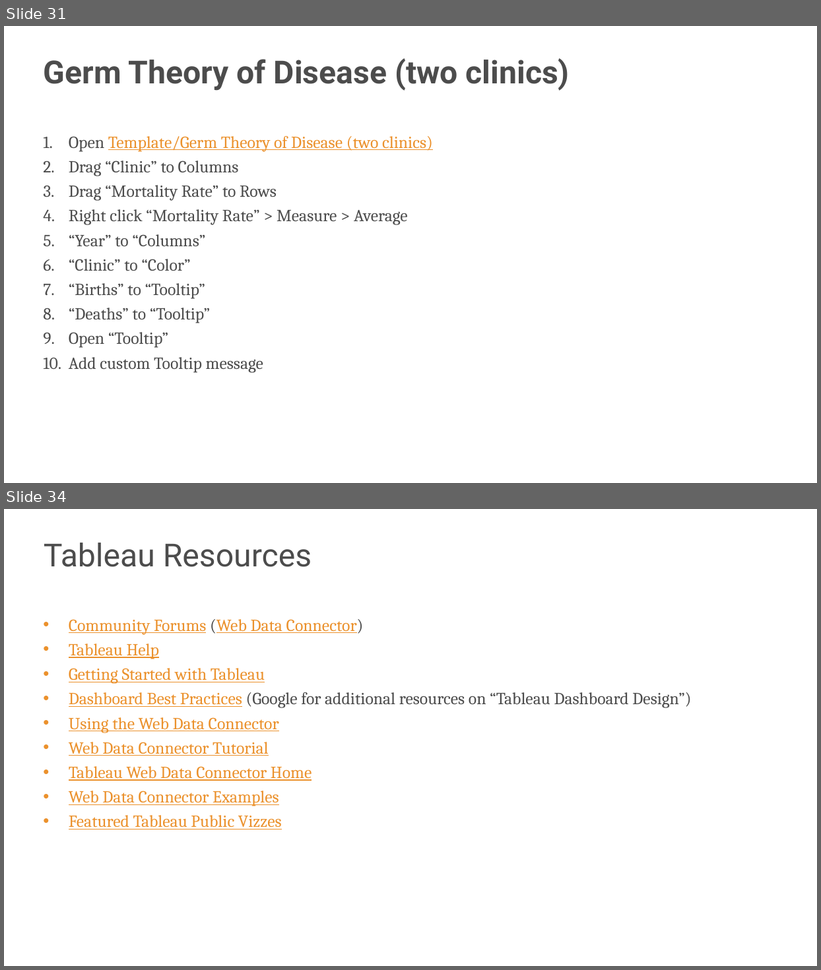
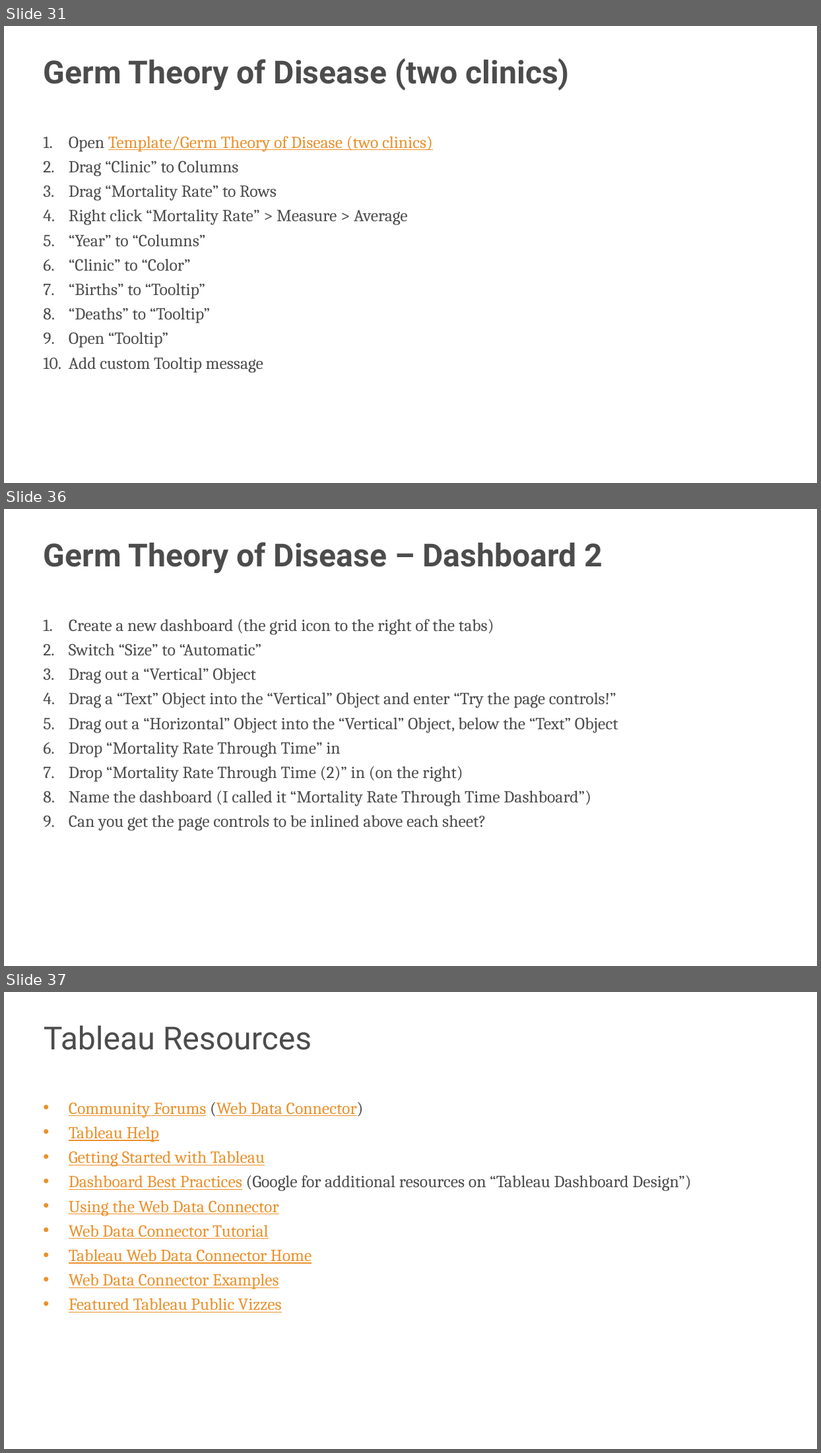
Before and after one commit to s-kyle-reed/data-lecture, a slide deck: lecture.pptx. Shown one above the other, each under a label of ours: slides 31 and 34 before the commit, slides 31, 36 and 37 after it; the slides between them are not shown. The pictures are 821x970 and 821x1453 pixels, drawn with LibreOffice and Linux fonts; fonts in the diff are those of the drawing; background and template pictures are left out. Boxes give left, top, right and bottom in pixels: in the first picture for what was removed or moved away, otherwise in the second. Text is boxed around its words. In the diff, an @@ line names an element or a change of style, - is before the commit and + after.

Commit message:
added dashboard instructions to the germ theory viz

```diff
--- a/lecture.pptx
+++ b/lecture.pptx
@@ slide 36 added at [4, 509, 817, 966], background #FFFFFF @@
@@ text added at [44, 542, 603, 574], 45 pt, text #4C4C4C, bold @@
+Germ Theory of Disease – Dashboard 2
@@ text added at [69, 619, 618, 831], 24 pt, text #4C4C4C @@
+1. Create a new dashboard (the grid icon to the right of the tabs)
+2. Switch “Size” to “Automatic”
+3. Drag out a “Vertical” Object
+4. Drag a “Text” Object into the “Vertical” Object and enter “Try the page controls!”
+5. Drag out a “Horizontal” Object into the “Vertical” Object, below the “Text” Object
+6. Drop “Mortality Rate Through Time” in
+7. Drop “Mortality Rate Through Time (2)” in (on the right)
+8. Name the dashboard (I called it “Mortality Rate Through Time Dashboard”)
+9. Can you get the page controls to be inlined above each sheet?
@@ what was slide 34 is now slide 37 @@
```
Also in this commit, not shown: 3 slides changed, 2 other slides added, 1 other file.
